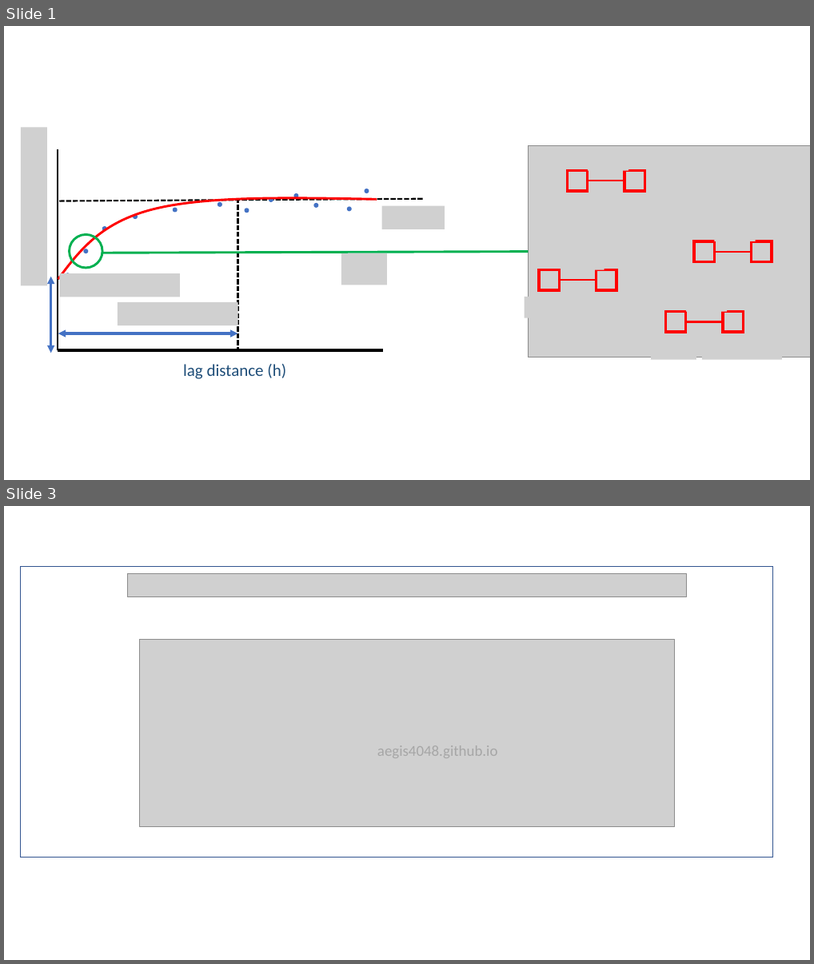
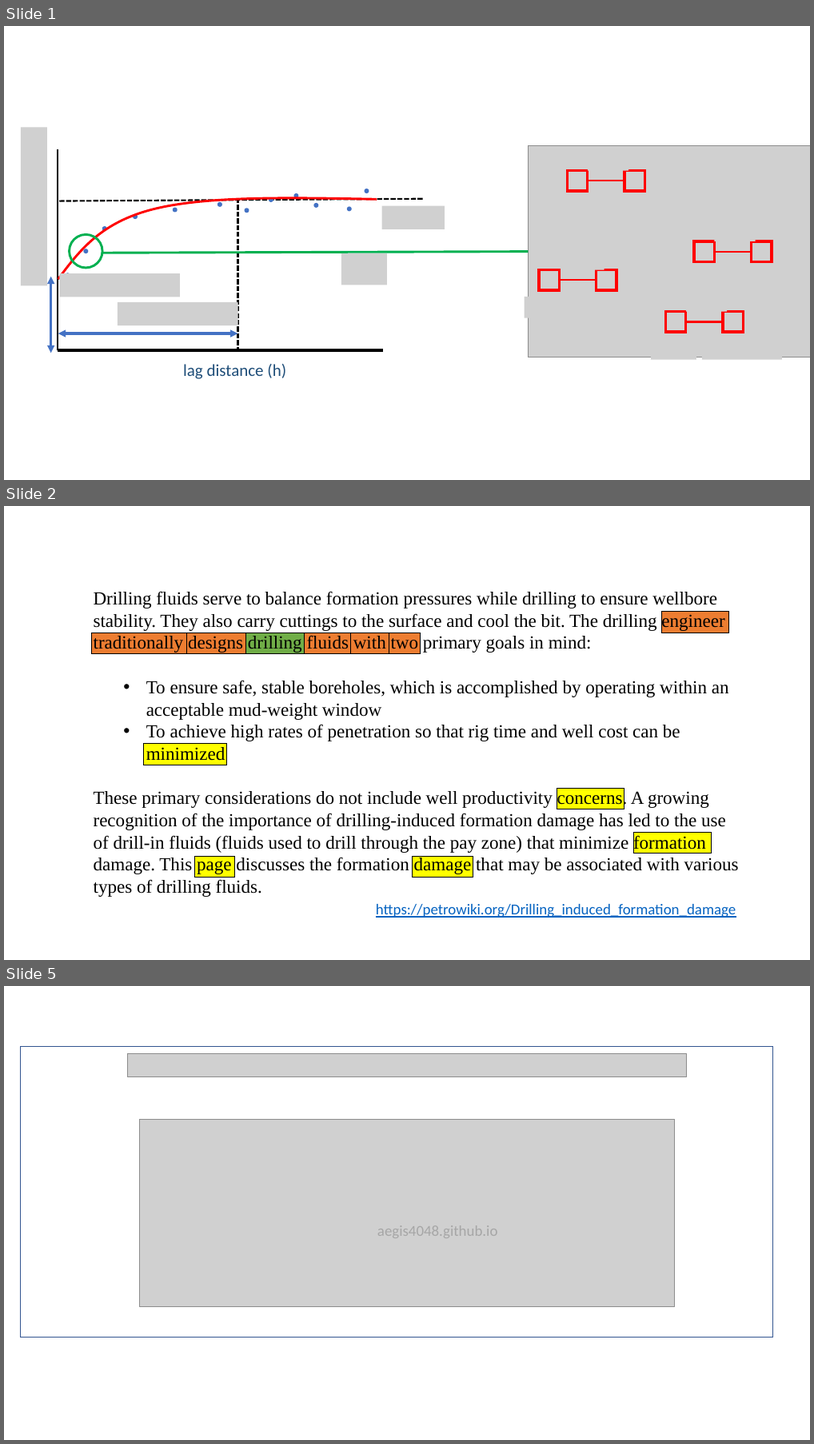
Before and after one commit to aegis4048/aegis4048.github.io-source, a slide deck: content/downloads/notebooks/spatial.pptx. Shown one above the other, each under a label of ours: slides 1 and 3 before the commit, slides 1, 2 and 5 after it; the slides between them are not shown. The pictures are 814x964 and 814x1444 pixels, drawn with LibreOffice and Linux fonts; fonts in the diff are those of the drawing; grey boxes stand for pictures. Boxes give left, top, right and bottom in pixels: in the first picture for what was removed or moved away, otherwise in the second. Text is boxed around its words. In the diff, an @@ line names an element or a change of style, - is before the commit and + after.

```diff
--- a/content/downloads/notebooks/spatial.pptx
+++ b/content/downloads/notebooks/spatial.pptx
@@ slide 2 added at <box>4,506,810,960</box>, background #FFFFFF @@
@@ text added at <box>94,591,739,896</box>, 22 pt, text #000000 @@
+Drilling fluids serve to balance formation pressures while drilling to ensure wellbore stability. They also carry cuttings to the surface and cool the bit. The drilling engineer traditionally designs drilling fluids with two primary goals in mind:
+  • To ensure safe, stable boreholes, which is accomplished by operating within an acceptable mud-weight window
+  • To achieve high rates of penetration so that rig time and well cost can be minimized
+These primary considerations do not include well productivity concerns. A growing recognition of the importance of drilling-induced formation damage has led to the use of drill-in fluids (fluids used to drill through the pay zone) that minimize formation damage. This page discusses the formation damage that may be associated with various types of drilling fluids.
@@ rectangle added at <box>662,612,730,632</box>, fill #ED7D31, outline #000000 1 pt @@
@@ rectangle added at <box>92,633,187,654</box>, fill #ED7D31, outline #000000 1 pt @@
@@ rectangle added at <box>187,633,246,654</box>, fill #ED7D31, outline #000000 1 pt @@
@@ rectangle added at <box>246,632,305,654</box>, fill #70AD47, outline #000000 1 pt @@
@@ rectangle added at <box>305,633,351,654</box>, fill #ED7D31, outline #000000 1 pt @@
@@ rectangle added at <box>351,633,390,654</box>, fill #ED7D31, outline #000000 1 pt @@
@@ rectangle added at <box>390,633,421,654</box>, fill #ED7D31, outline #000000 1 pt @@
@@ rectangle added at <box>144,744,227,765</box>, fill #FFFF00, outline #000000 1 pt @@
@@ rectangle added at <box>557,788,625,809</box>, fill #FFFF00, outline #000000 1 pt @@
@@ rectangle added at <box>634,832,712,853</box>, fill #FFFF00, outline #000000 1 pt @@
@@ rectangle added at <box>194,856,235,877</box>, fill #FFFF00, outline #000000 1 pt @@
@@ rectangle added at <box>412,856,474,877</box>, fill #FFFF00, outline #000000 1 pt @@
@@ text added at <box>376,904,736,917</box>, 18 pt, text #0563C1, underline @@
+https://petrowiki.org/Drilling_induced_formation_damage
@@ what was slide 3 is now slide 5 @@
```
Also in this commit, not shown: 2 other slides added, 1 slide removed, 5 other files.
